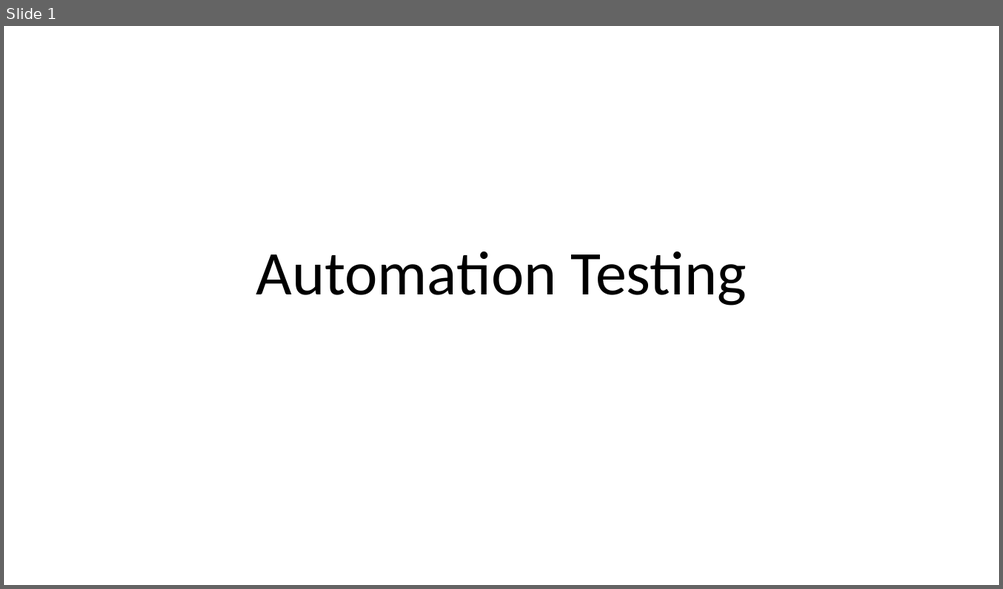
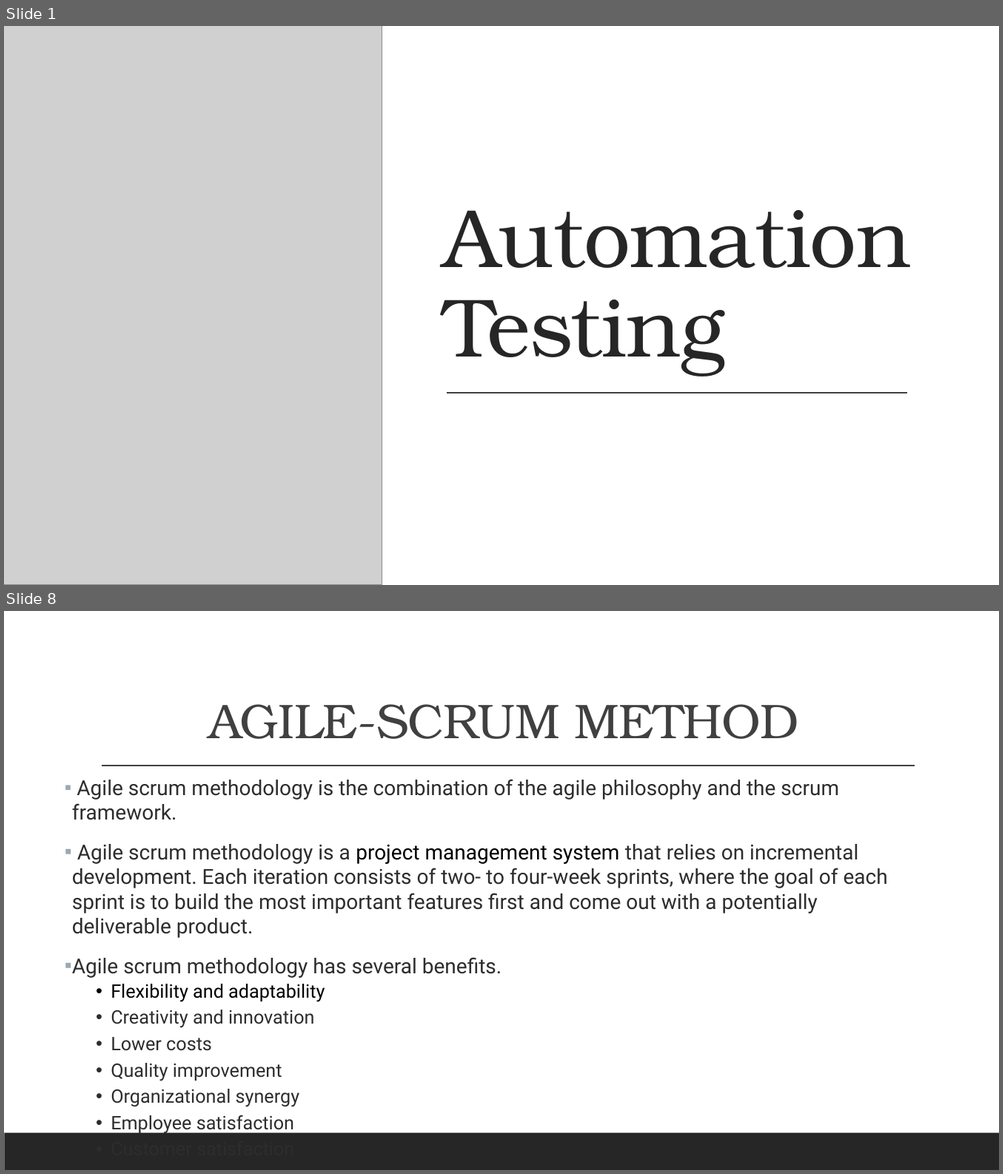
Before and after one commit to aiswaryas97/softwareTestingPresentation, a slide deck: AutomationTesting/AutomationTesting.pptx. Shown one above the other, each under a label of ours: slide 1 before the commit, slides 1 and 8 after it; the slides between them are not shown. The pictures are 1003x589 and 1003x1174 pixels, drawn with LibreOffice and Linux fonts; fonts in the diff are those of the drawing; grey boxes stand for pictures. Boxes give left, top, right and bottom in pixels: in the first picture for what was removed or moved away, otherwise in the second. Text is boxed around its words. In the diff, an @@ line names an element or a change of style, - is before the commit and + after.

```diff
--- a/AutomationTesting/AutomationTesting.pptx
+++ b/AutomationTesting/AutomationTesting.pptx
@@ slide 8 added at box(4, 611, 999, 1170), background #FFFFFF; not listed: 1 template element that a slide beside it also shows @@
@@ title added at box(209, 704, 799, 739), 47 pt, text #404040 @@
+AGILE-SCRUM METHOD
@@ text added at box(72, 779, 888, 1134), 20 pt, text #2D2D2D @@
+▪ Agile scrum methodology is the combination of the agile philosophy and the scrum framework.
+▪ Agile scrum methodology is a project management system that relies on incremental development. Each iteration consists of two- to four-week sprints, where the goal of each sprint is to build the most important features first and come out with a potentially deliverable product.
+▪ Agile scrum methodology has several benefits.
+    • Flexibility and adaptability
+    • Creativity and innovation
+    • Lower costs
+    • Quality improvement
+    • Organizational synergy
+    • Employee satisfaction
+    • Customer satisfaction
@@ line added from (102, 766) to (915, 766), #404040 1 pt @@
@@ slide 1 changed as well @@
@@ rectangle added at box(4, 26, 999, 585), fill #FFFFFF @@
@@ picture added at box(4, 26, 382, 585) @@
@@ title "Automation Testing": place and size @@
-title "Automation Testing" at box(256, 252, 747, 306)
+title "Automation Testing" at box(443, 210, 910, 376)
@@ title "Automation Testing" at box(443, 210, 910, 376): size 60 to 80 pt, font Calibri to TeX Gyre Bonum, text colour #000000 to #262626, letter spacing 0 to -0.5 pt; alignment centre to left @@
@@ line added from (447, 393) to (907, 393), #404040 1 pt @@
@@ rectangle added at box(4, 548, 999, 585), fill #262626 @@
```
Also in this commit, not shown: 9 other slides added, 2 slides removed.
